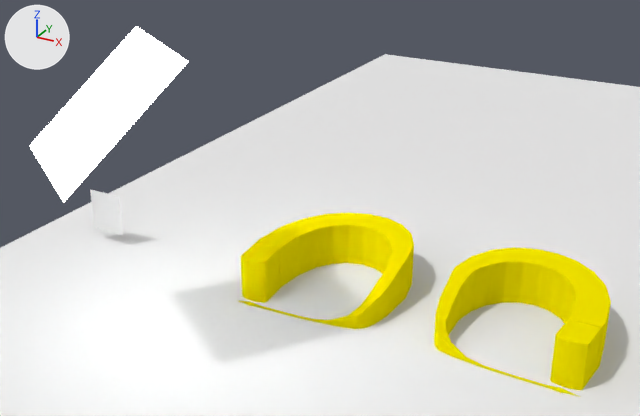
Before and after pictures for a commit that changed the Blender file earrings.blend.
The view is the same before and after, from a camera (50 mm lens) standing at (5.19, -9.88, 6.18) and looking at (0.27, -0.93, 1.71). Arrows for +X, +Y and +Z are at upper left; the lights stay in place.

The older version as bpy lines, for what is in view:
```python
mat_material_001 = diffuse_material('Material.001')
mat_material_001.base_color = (0.8, 0.71, 0.0)  # yellow #e7db00
mat_material_001.roughness = 0.55
me_cube = bpy.data.meshes.new('Cube')
me_cube.from_pydata(...)  # a box spanning x -1.0..1.0, y -1.0..1.0, z -1.0..1.0
me_mesh = bpy.data.meshes.new('Mesh')
me_mesh.from_pydata(...)  # 193 vertices, 175 faces; spans x -0.0357..0.0305, y -0.0293..0.0433, z 0.0..0.0155
me_mesh.materials.append(mat_material_001)  # yellow #e7db00
me_mesh_001 = bpy.data.meshes.new('Mesh.001')
me_mesh_001.from_pydata(...)  # 195 vertices, 169 faces; spans x -0.0292..0.0369, y -0.0276..0.0451, z -0.0005..0.015
me_mesh_001.materials.append(mat_material_001)  # yellow #e7db00
me_plane = bpy.data.meshes.new('Plane')
me_plane.from_pydata(...)  # 4 vertices, 1 face; spans x -1.0..1.0, y -1.0..1.0, z 0.0
me_plane.materials.append(mat_material)  # white #e7e7e7
me_plane_002 = bpy.data.meshes.new('Plane.002')
me_plane_002.from_pydata(...)  # 4 vertices, 1 face; spans x -1.0..1.0, y -1.0..1.0, z 0.0
me_plane_002.materials.append(mat_material_002)  # its picture is missing
ob_cube = bpy.data.objects.new('Cube', me_cube)
ob_cube.location = (-3.89, -0.32, 0.52)
ob_cube.scale = (0.29, 0.0054, 0.332)
ob_curve = bpy.data.objects.new('Curve', me_mesh)
ob_curve.location = (0.0, 0.0, 0.0)
ob_curve.scale = (31.9, 31.9, 41.2)
ob_curve_001 = bpy.data.objects.new('Curve.001', me_mesh_001)
ob_curve_001.location = (2.57, -0.01, 0.02)
ob_curve_001.scale = (31.9, 31.9, 41.2)
ob_plane = bpy.data.objects.new('Plane', me_plane)
ob_plane.location = (-1.75, -2.45, 3.14)
ob_plane.rotation_euler = (0.744, 0.0, -0.601)  # degrees (43, 0, -34)
ob_plane_002 = bpy.data.objects.new('Plane.002', me_plane_002)
ob_plane_002.location = (3.76, 3.98, 0.0)
ob_plane_002.scale = (9.03, 9.03, 9.03)
```
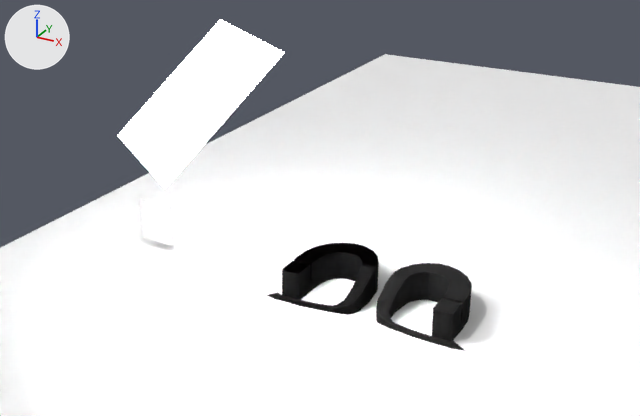
The change in detail:
Material 'Material.001' (mat_material_001) changes colour from yellow #e7db00 to black #1d1d1d; in linear values from (0.8, 0.71, 0.0) to (0.0122, 0.0122, 0.0122).
me_mesh is used by ob_curve; location (0.0, 0.0, 0.0); scale (31.9, 31.9, 41.2).
me_mesh had 193 vertices, 175 faces and spanned x -0.0357..0.0305, y -0.0293..0.0433, z 0.0..0.0155.
me_mesh now has 173 vertices, 170 faces and spans x -0.0619..0.0437, y -0.0475..0.0563, z 0.0..0.0155.
me_mesh part 2: 188 vertices removed from x -0.0357..0.0305, y -0.0293..0.0433, z 0.0..0.0155; 168 vertices added at x -0.0619..0.0437, y -0.0475..0.0563, z 0.0..0.0155.
me_mesh_001 is used by ob_curve_001; location (2.57, -0.01, 0.02); scale (31.9, 31.9, 41.2).
me_mesh_001 had 195 vertices, 169 faces and spanned x -0.0292..0.0369, y -0.0276..0.0451, z -0.0005..0.015.
me_mesh_001 now has 173 vertices, 170 faces and spans x -0.0619..0.0437, y -0.0475..0.0563, z 0.0..0.0155.
me_mesh_001 part 1: 195 vertices removed from x -0.0292..0.0369, y -0.0276..0.0451, z -0.0005..0.015; 173 vertices added at x -0.0619..0.0437, y -0.0475..0.0563, z 0.0..0.0155.
Mesh me_mesh_003 is new.
It has 173 vertices, 170 faces and spans x -0.0619..0.0437, y -0.0475..0.0563, z 0.0..0.0155.
It uses material mat_material_001 (black #1d1d1d).
Object 'Plane' (ob_plane) moves from (-1.75, -2.45, 3.14) to (-1.05, -1.62, 3.14).
Object 'Cube' (ob_cube) moves from (-3.89, -0.32, 0.52) to (-3.02, -0.17, 0.5).
Object 'Cube' (ob_cube) is rescaled from (0.29, 0.0054, 0.332) to (0.29, 0.025, 0.332).
Object 'Curve' (ob_curve) is rescaled from (31.9, 31.9, 41.2) to (13.0, 13.0, 28.0).
Object 'Curve.001' (ob_curve_001) moves from (2.57, -0.01, 0.02) to (0.0, 0.0, 0.0).
Object 'Curve.001' (ob_curve_001) is rescaled from (31.9, 31.9, 41.2) to (13.0, 13.0, 28.0).
Object 'Curve.002' (ob_curve_002) is new; it shows me_mesh_003.
Its location is (1.38, 0.0, 0.0).
Its scale is (-13.0, 13.0, 28.0).

Changed parts and their boxes [x1, y1, x2, y2] in the pictures (640 x 416 px):
'Plane', moved
    before: [29, 26, 189, 203]
    after: [117, 19, 285, 188]
'Curve', recoloured, reshaped, rescaled (35% narrower, 37% shorter)
    before: [239, 213, 414, 329]
    after: [266, 242, 379, 315]
'Curve.001', recoloured, reshaped, moved, rescaled (not visible afterwards)
    before: [434, 247, 611, 397]
'Curve.002', added (black)
    after: [376, 263, 472, 351]
'Cube', moved, rescaled
    before: [90, 189, 123, 236]
    after: [139, 198, 174, 245]
